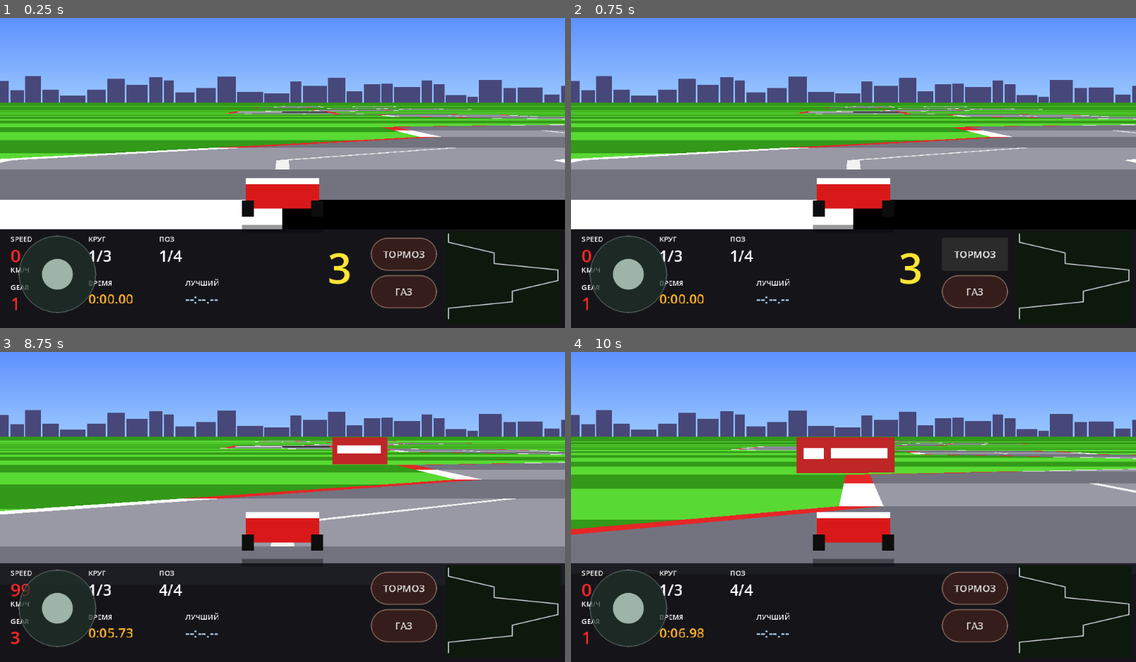
Above: before the commit, frames 1-4 (two rows, left to right).
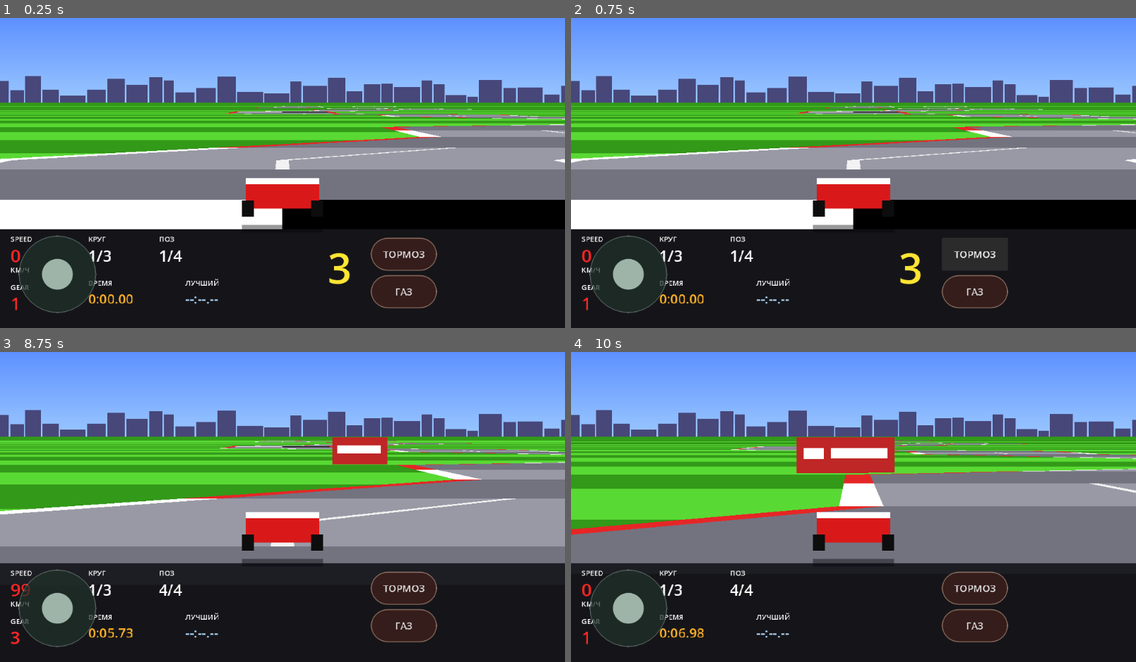
Above: after the commit, the same moments.

Repository: masterofmagic234/Arkon
Game: Godot game, scene res://scenes/level2_pseudo3d.tscn
The game is run twice, just before and just after one commit, with the same random seed, the same clock (stepped at 60 frames per second) and the same inputs. This scene is started directly instead of the project's main scene.
Inputs (mouse positions are in pixels of both pictures, inside the frame that each line leads up to):
- Up to frame 1 (0.25 s): no input
- Up to frame 2 (0.75 s): click "ТОРМОЗ" at 0.5 s
- Up to frame 3 (8.75 s): click "ГАЗ" at 1.25 s; tap Enter at 2 s; move the mouse to (406, 488) at 2.02 s; hold D (race_right) 2.03-2.75 s; click (406, 488) at 2.17 s; tap Space at 2.75 s; drag from (169, 519) to (254, 565) at 2.77 s; move the mouse to (339, 432) at 3.52 s; hold D (race_right) 3.53-4.25 s; drag from (254, 565) to (113, 457) at 4.27 s; move the mouse to (452, 550) at 5.02 s; hold A (race_left) 5.03-5.75 s; drag from (113, 457) to (197, 423) at 5.77 s; move the mouse to (310, 503) at 6.52 s; hold S (race_brake) 6.53-7.25 s; click (310, 503) at 6.67 s; drag from (197, 423) to (169, 519) at 7.27 s; move the mouse to (406, 488) at 8.02 s; hold W (race_accel) from 8.03 s (still down)
- Up to frame 4 (10 s): release W (race_accel) at 8.75 s; drag from (740, 519) to (825, 565) at 8.77 s; move the mouse to (910, 432) at 9.52 s; hold S (race_brake) from 9.53 s (still down)

The runs differ from the first frame. In frame 1, 0.3% of the frame differs, in the area x 79-99%, y 69-98%; in frame 2, 0.3%; in frame 3, 0.3%; in frame 4, 0.3%.
Error before the commit: Invalid access to property or key 'world_x' on a base object of type 'RefCounted (race_ai_controller.gd)'. (res://scripts/race_minimap_nes.gd:43)
Error after the commit: Parse Error: Cannot infer the type of "idx" variable because the value doesn't have a set type. (res://scripts/race_minimap_nes.gd:87)

Commit message:
Add Level 2 track radar minimap

Diff:
--- a/scripts/race_minimap_nes.gd
+++ b/scripts/race_minimap_nes.gd
@@ -1,50 +1,97 @@
 extends Control
+
+const RaceMath = preload("res://scripts/race_math.gd")
 
 var race_state = null
 var player_car = null
 var ai_cars: Array = []
 var track_pattern: Array = []
-var track_x: PackedFloat32Array = PackedFloat32Array()
+
+var map_points: PackedVector2Array = PackedVector2Array()
+var map_bounds: Rect2
 
 func bind(state, player_ref, ais_ref: Array, pattern: Array, tx: PackedFloat32Array) -> void:
     race_state = state
     player_car = player_ref
     ai_cars = ais_ref
     track_pattern = pattern
-    track_x = tx
+    _build_map_geometry()
+
+func _build_map_geometry() -> void:
+    if track_pattern.is_empty():
+        return
+
+    map_points.clear()
+    var current_pos := Vector2.ZERO
+    var current_yaw := 0.0
+
+    var min_x := 999999.0
+    var min_y := 999999.0
+    var max_x := -999999.0
+    var max_y := -999999.0
+
+    # Build a visual 2D projection of the same 1D segment ribbon used by the race.
+    for seg in track_pattern:
+        var curve: float = RaceMath.curve_of(seg)
+        current_yaw += curve * 0.045
+
+        var forward := Vector2(sin(current_yaw), -cos(current_yaw))
+        current_pos += forward * 2.0
+        map_points.append(current_pos)
+
+        min_x = minf(min_x, current_pos.x)
+        min_y = minf(min_y, current_pos.y)
+        max_x = maxf(max_x, current_pos.x)
+        max_y = maxf(max_y, current_pos.y)
+
+    map_bounds = Rect2(min_x, min_y, max_x - min_x, max_y - min_y)
 
 func _process(_delta: float) -> void:
     queue_redraw()
 
 func _draw() -> void:
-    if track_pattern.is_empty():
+    if map_points.is_empty():
         return
+
     var w: float = size.x
     var h: float = size.y
     draw_rect(Rect2(0, 0, w, h), Color(0.05, 0.10, 0.05), true)
-    var min_x := 999999.0
-    var max_x := -999999.0
-    for x in track_x:
-        min_x = minf(min_x, x)
-        max_x = maxf(max_x, x)
-    var span := maxf(1.0, max_x - min_x)
-    var pad := 6.0
-    var scale := (w - pad * 2.0) / span
-    var seg_h := (h - pad * 2.0) / float(track_pattern.size())
-    var prev := Vector2.ZERO
-    for i in track_pattern.size():
-        var px := pad + (track_x[i] - min_x) * scale
-        var py := pad + float(i) * seg_h
-        var pt := Vector2(px, py)
-        if i > 0:
-            draw_line(prev, pt, Color(0.80, 0.80, 0.85), 2.0, true)
-        prev = pt
-    for ai in ai_cars:
-        draw_circle(_world_to_map(ai.world_x, ai.world_z, min_x, scale, pad), 2.0, Color(0.9, 0.2, 0.2))
+
+    var pad := 15.0
+    var draw_w := w - pad * 2.0
+    var draw_h := h - pad * 2.0
+
+    var scale_x := draw_w / maxf(1.0, map_bounds.size.x)
+    var scale_y := draw_h / maxf(1.0, map_bounds.size.y)
+    var map_scale := minf(scale_x, scale_y)
+
+    var offset_x := pad + (draw_w - map_bounds.size.x * map_scale) * 0.5
+    var offset_y := pad + (draw_h - map_bounds.size.y * map_scale) * 0.5
+    var center_offset := Vector2(offset_x, offset_y) - map_bounds.position * map_scale
+
+    # Track outline.
+    for i in map_points.size():
+        var p1 = map_points[i] * map_scale + center_offset
+        var p2 = map_points[(i + 1) % map_points.size()] * map_scale + center_offset
+        draw_line(p1, p2, Color(0.40, 0.40, 0.45), 6.0, true)
+        draw_line(p1, p2, Color(0.80, 0.80, 0.85), 2.0, true)
+
+    # Start/finish marker.
+    var p_start = map_points[0] * map_scale + center_offset
+    draw_circle(p_start, 4.0, Color(1.0, 1.0, 0.2))
+
+    # AI markers with smooth segment interpolation.
+    for ai_ctrl in ai_cars:
+        if ai_ctrl and ai_ctrl.car:
+            var car = ai_ctrl.car
+            var idx := car.segment_index % map_points.size()
+            var next_idx := (idx + 1) % map_points.size()
+            var ai_pos = map_points[idx].lerp(map_points[next_idx], car.segment_progress) * map_scale + center_offset
+            draw_circle(ai_pos, 3.0, Color(0.9, 0.2, 0.2))
+
+    # Player marker with smooth segment interpolation.
     if player_car:
-        draw_circle(_world_to_map(player_car.world_x, player_car.world_z, min_x, scale, pad), 2.5, Color.WHITE)
-
-func _world_to_map(wx: float, wz: float, min_x: float, scale: float, pad: float) -> Vector2:
-    var total_world_z := float(track_pattern.size()) * 1.8
-    var t := fposmod(wz, total_world_z) / total_world_z
-    return Vector2(pad + (wx - min_x) * scale, pad + t * (size.y - pad * 2.0))
+        var idx := player_car.segment_index % map_points.size()
+        var next_idx := (idx + 1) % map_points.size()
+        var p_pos = map_points[idx].lerp(map_points[next_idx], player_car.segment_progress) * map_scale + center_offset
+        draw_circle(p_pos, 4.5, Color.WHITE)
